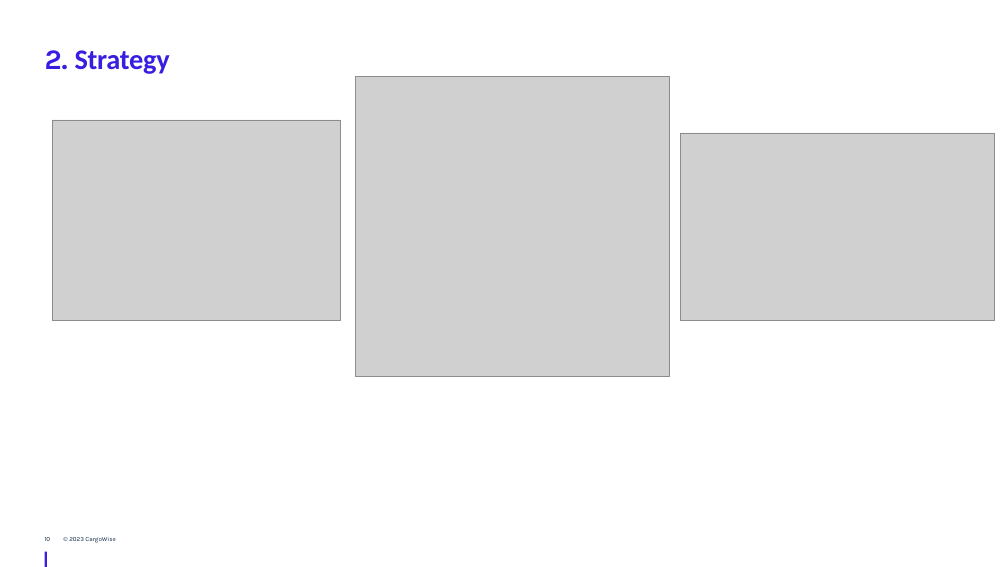
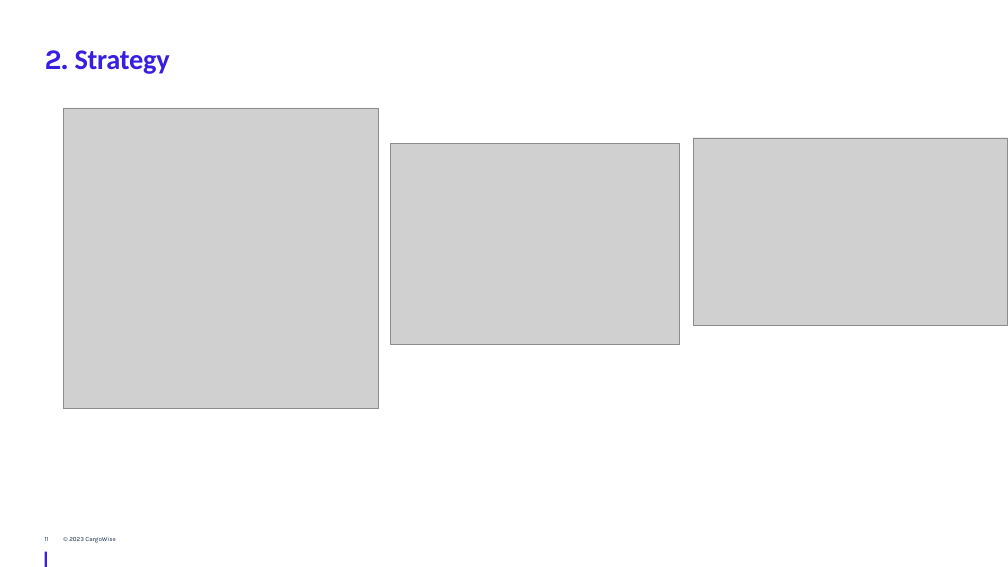
Before and after one commit to JingwenLi/DesignPatterns, a slide deck: slide 11 of DesignPatterns/Behavioral Design Patterns/Behavioral Design Patterns - WTG.pptx (slide 10 before the commit). Drawn at 1008x567 pixels with LibreOffice and Linux fonts; fonts in the diff are those of the drawing; grey boxes stand for pictures; background and template pictures are left out. Boxes give left, top, right and bottom in pixels: in the first picture for what was removed or moved away, otherwise in the second. Text is boxed around its words. In the diff, an @@ line names an element or a change of style, - is before the commit and + after.

```diff
--- a/DesignPatterns/Behavioral Design Patterns/Behavioral Design Patterns - WTG.pptx
+++ b/DesignPatterns/Behavioral Design Patterns/Behavioral Design Patterns - WTG.pptx
@@ picture: place and size @@
-picture at (355,77,670,376)
+picture at (63,108,378,407)
@@ picture: place and size @@
-picture at (53,120,341,320)
+picture at (391,144,679,344)
@@ picture: place and size @@
-picture at (680,133,995,321)
+picture at (693,138,1008,325)
@@ page number at (45,537,49,541): text changed @@
-10
+11
```
